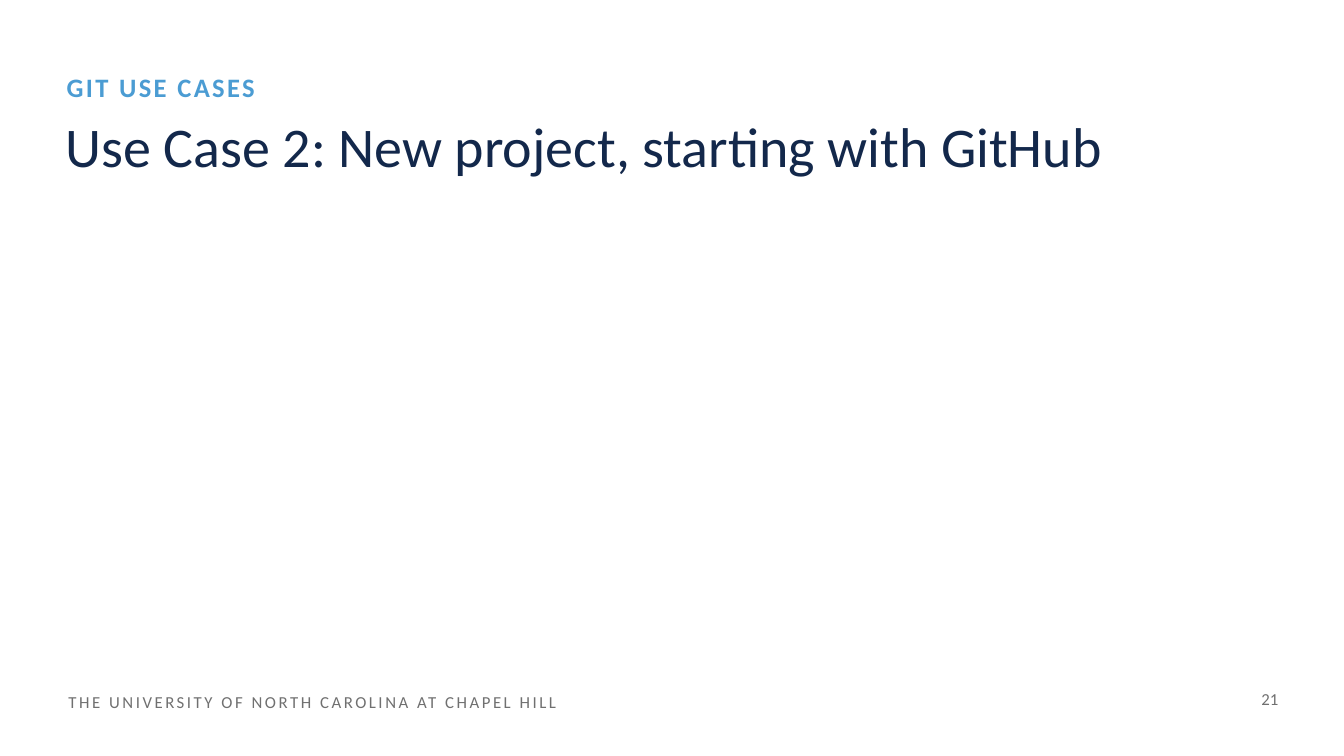
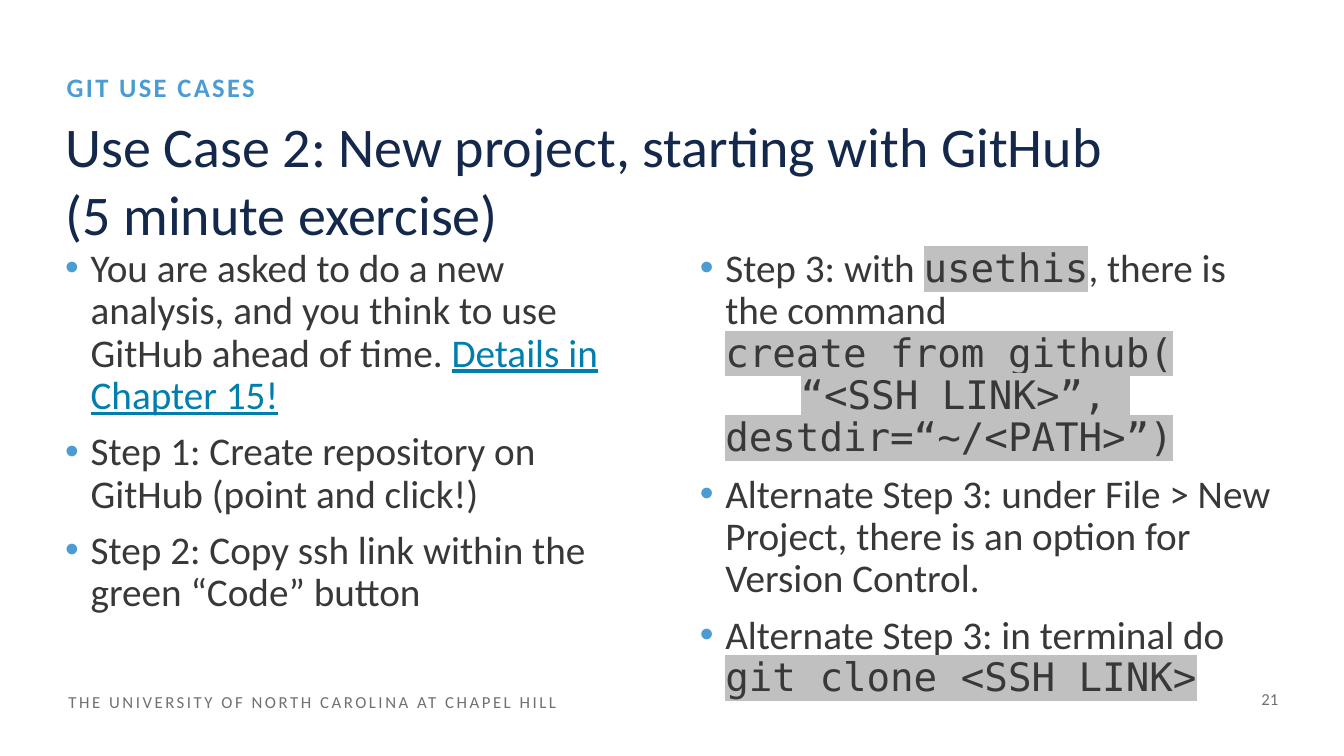
Before and after one commit to heatherhenderson/GitHub-for-Epidemiologists, a slide deck: slide 21 of GitHub for Epidemiologists.pptx. Drawn at 1344x756 pixels with LibreOffice and Linux fonts; fonts in the diff are those of the drawing. Boxes give left, top, right and bottom in pixels: in the first picture for what was removed or moved away, otherwise in the second. Text is boxed around its words. In the diff, an @@ line names an element or a change of style, - is before the commit and + after.

```diff
--- a/GitHub for Epidemiologists.pptx
+++ b/GitHub for Epidemiologists.pptx
@@ title at <box>66,128,1101,243</box>: text changed @@
-Use Case 2: New project, starting with GitHub
+Use Case 2: New project, starting with GitHub
+(5 minute exercise)
@@ text added at <box>91,254,598,613</box>, 28 pt, text #383838 @@
+• You are asked to do a new analysis, and you think to use GitHub ahead of time. Details in Chapter 15!
+• Step 1: Create repository on GitHub (point and click!)
+• Step 2: Copy ssh link within the green “Code” button
@@ text added at <box>725,250,1271,700</box>, 28 pt, text #383838 @@
+• Step 3: with usethis, there is the command create_from_github(
+  “<SSH LINK>”, destdir=“~/<PATH>”)
+• Alternate Step 3: under File > New Project, there is an option for Version Control.
+• Alternate Step 3: in terminal do git clone <SSH LINK>
```
Also in this commit, not shown: 3 other slides changed.
